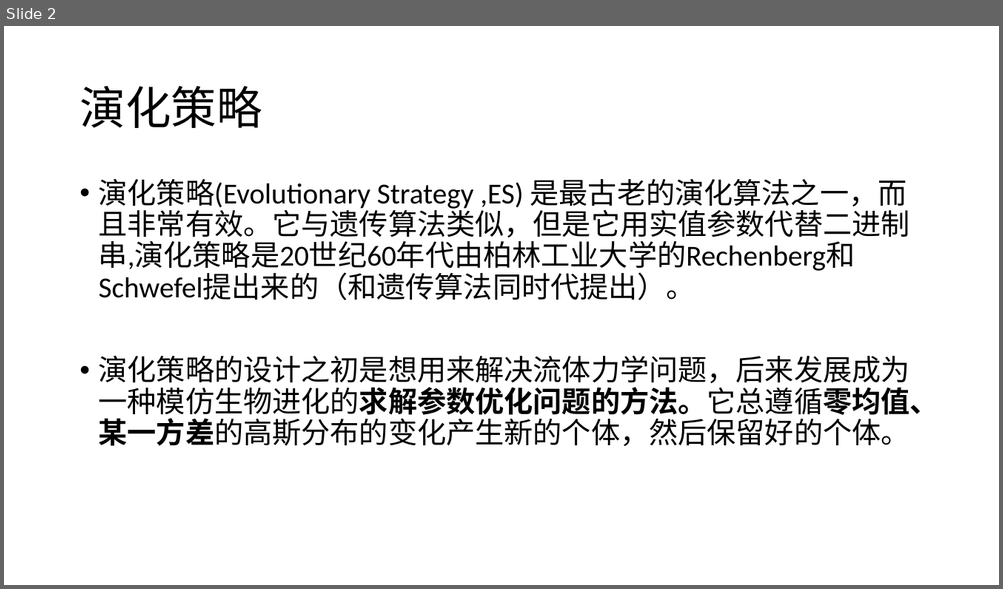
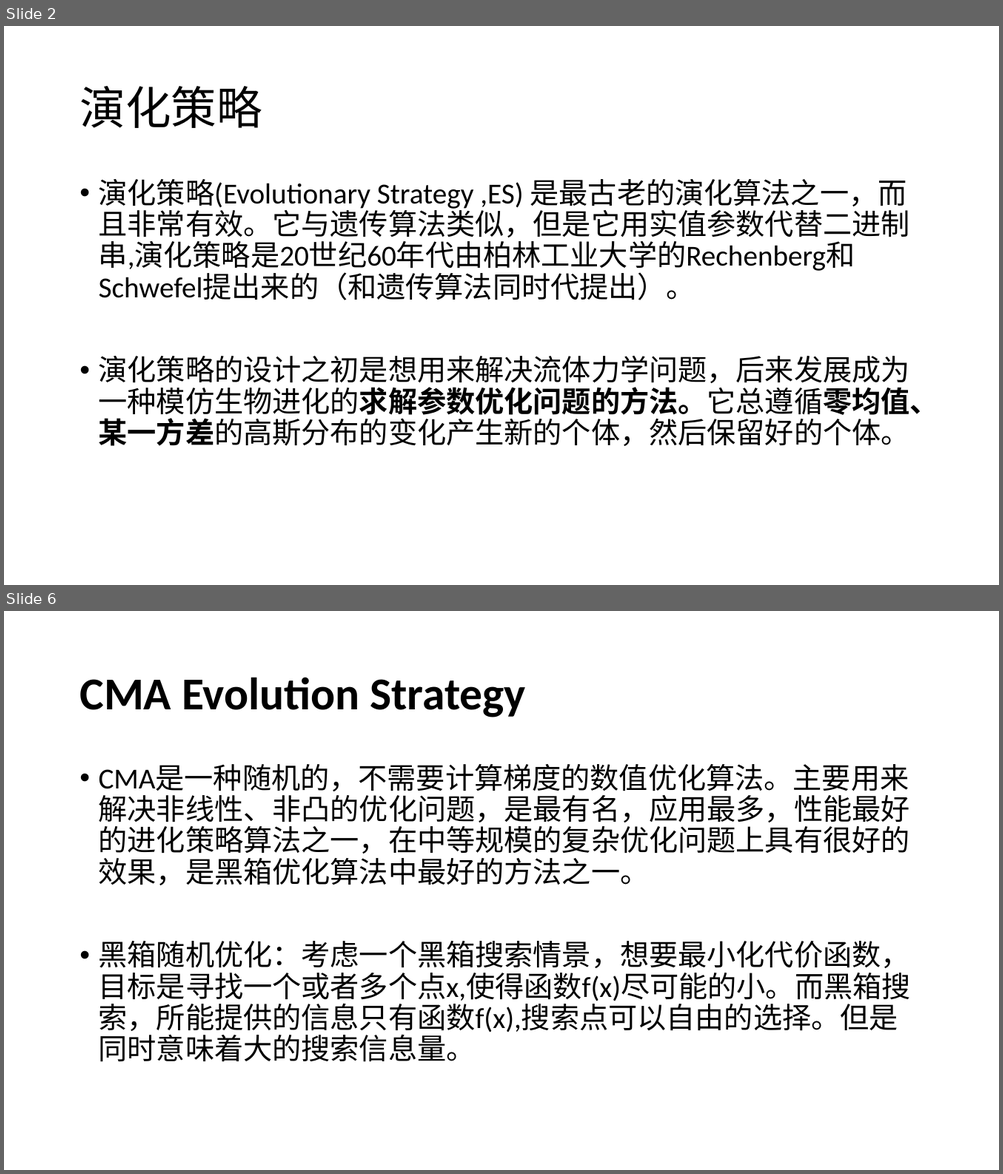
Before and after one commit to likaihz/EAS, a slide deck: LuTao—ES/slides.pptx. Shown one above the other, each under a label of ours: slide 2 before the commit, slides 2 and 6 after it; the slides between them are not shown. The pictures are 1003x589 and 1003x1174 pixels, drawn with LibreOffice and Linux fonts; fonts in the diff are those of the drawing. Boxes give left, top, right and bottom in pixels: in the first picture for what was removed or moved away, otherwise in the second. Text is boxed around its words. In the diff, an @@ line names an element or a change of style, - is before the commit and + after.

```diff
--- a/LuTao—ES/slides.pptx
+++ b/LuTao—ES/slides.pptx
@@ slide 6 added at <box>4,611,999,1170</box>, background #FFFFFF @@
@@ title added at <box>79,677,526,718</box>, 44 pt, text #000000, bold @@
+CMA Evolution Strategy
@@ text added at <box>99,764,910,1062</box>, 28 pt, text #000000 @@
+• CMA是一种随机的，不需要计算梯度的数值优化算法。主要用来解决非线性、非凸的优化问题，是最有名，应用最多，性能最好的进化策略算法之一，在中等规模的复杂优化问题上具有很好的效果，是黑箱优化算法中最好的方法之一。
+• 黑箱随机优化：考虑一个黑箱搜索情景，想要最小化代价函数，目标是寻找一个或者多个点x,使得函数f(x)尽可能的小。而黑箱搜索，所能提供的信息只有函数f(x),搜索点可以自由的选择。但是同时意味着大的搜索信息量。
```
Also in this commit, not shown: 2 slides changed, 13 other slides added, 1 slide removed, 1 other file.
